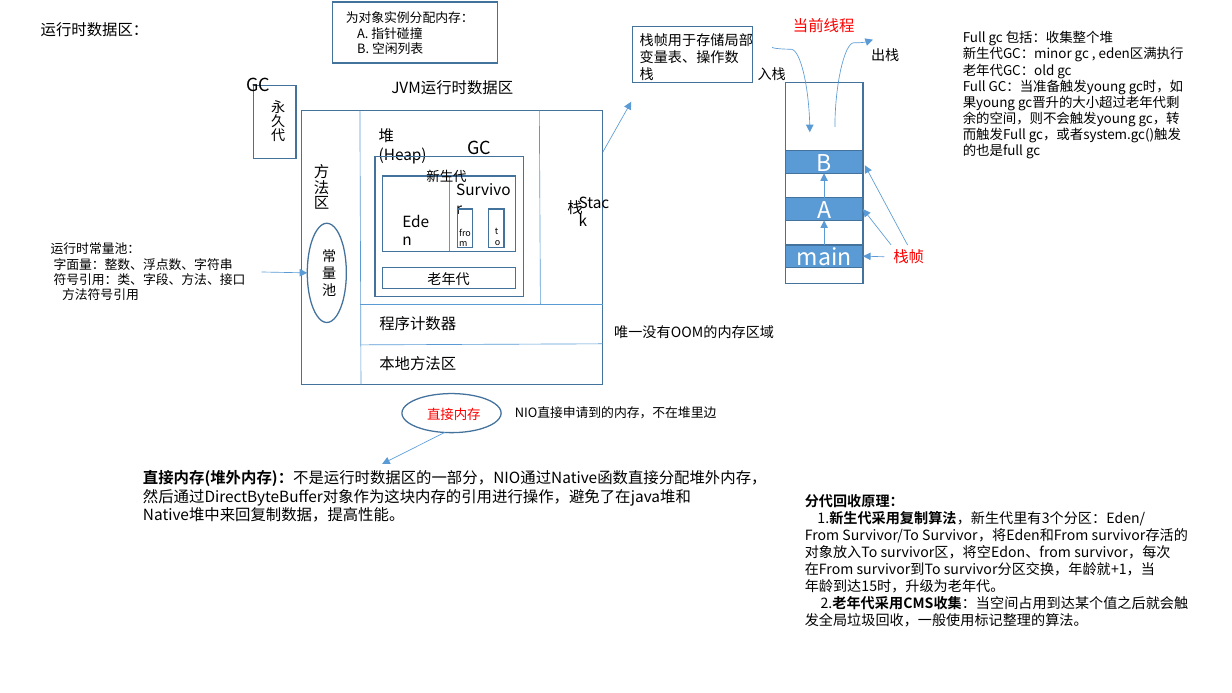
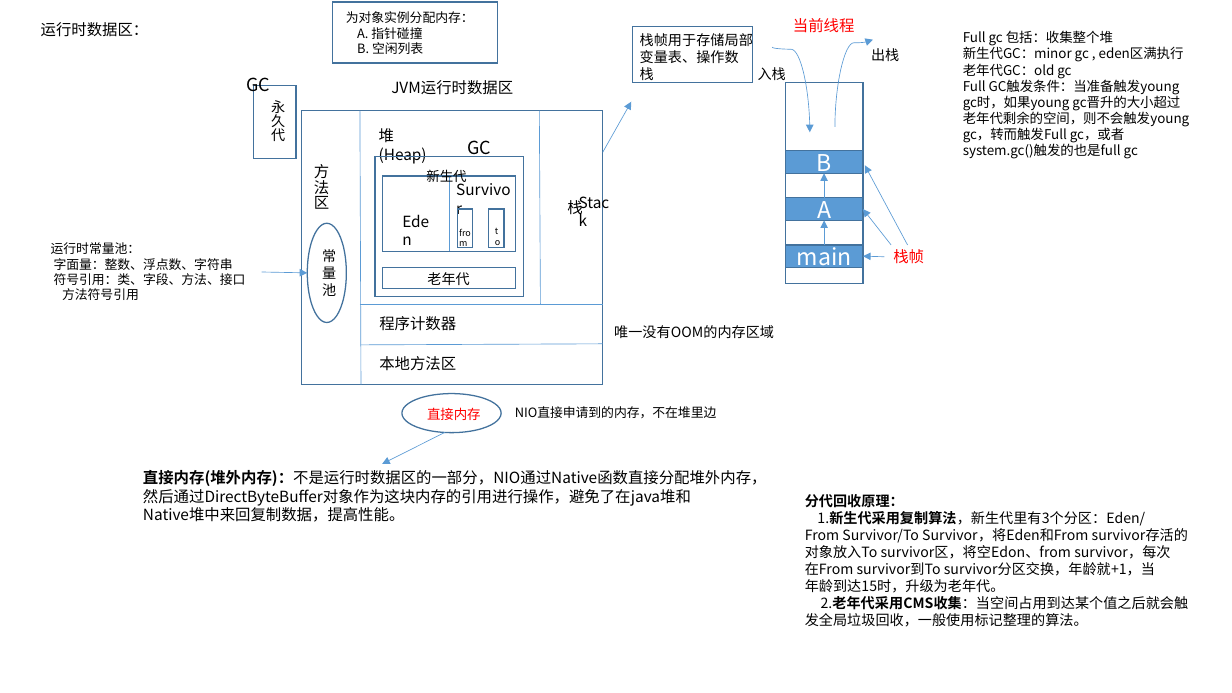
Before and after one commit to dengboyu/future, a slide deck: slide 2 of doc/doc.pptx. Drawn at 1232x693 pixels with LibreOffice and Linux fonts; fonts in the diff are those of the drawing. Boxes give left, top, right and bottom in pixels: in the first picture for what was removed or moved away, otherwise in the second. Text is boxed around its words. In the diff, an @@ line names an element or a change of style, - is before the commit and + after.

```diff
--- a/doc/doc.pptx
+++ b/doc/doc.pptx
@@ text at [963, 77, 1189, 159]: text changed @@
-Full GC：当准备触发young gc时，如果young gc晋升的大小超过老年代剩余的空间，则不会触发young gc，转而触发Full gc，或者system.gc()触发的也是full gc
+Full GC触发条件：当准备触发young gc时，如果young gc晋升的大小超过老年代剩余的空间，则不会触发young gc，转而触发Full gc，或者system.gc()触发的也是full gc
```
Also in this commit, not shown: 3 other slides changed, 3 other files.
